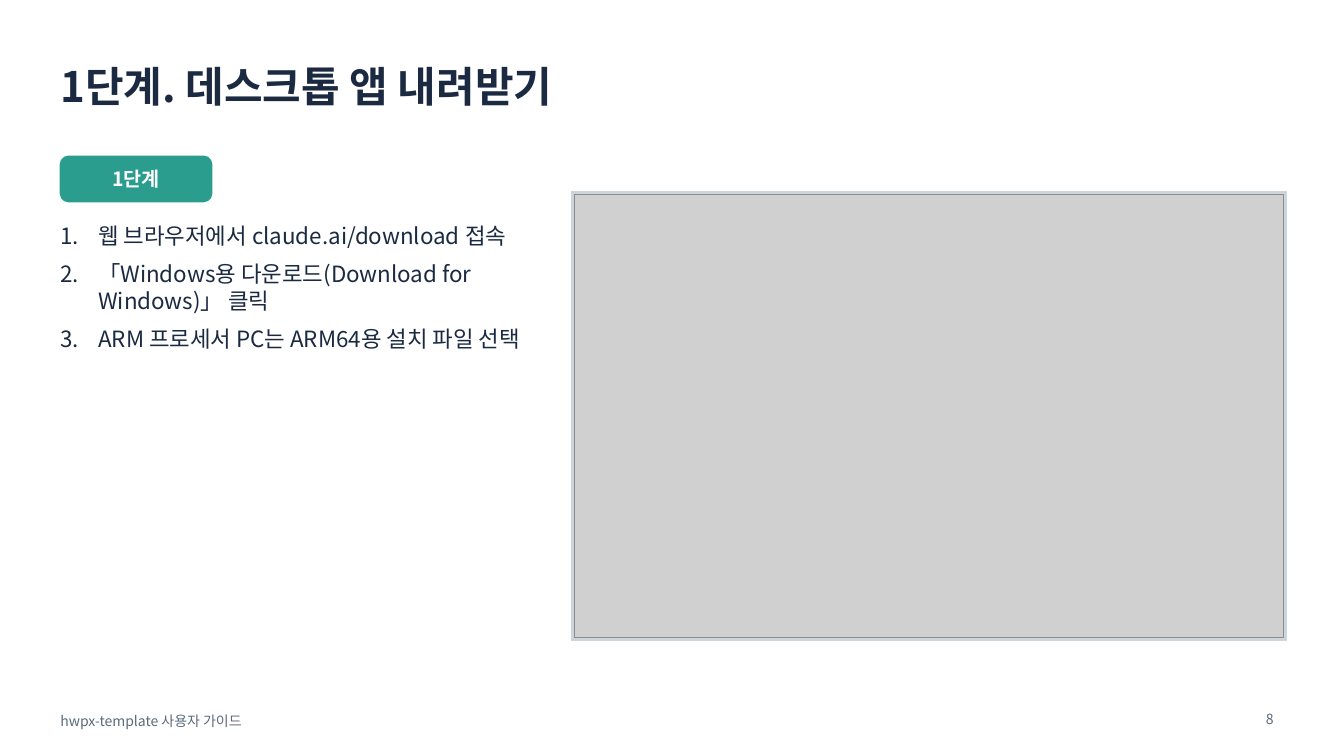
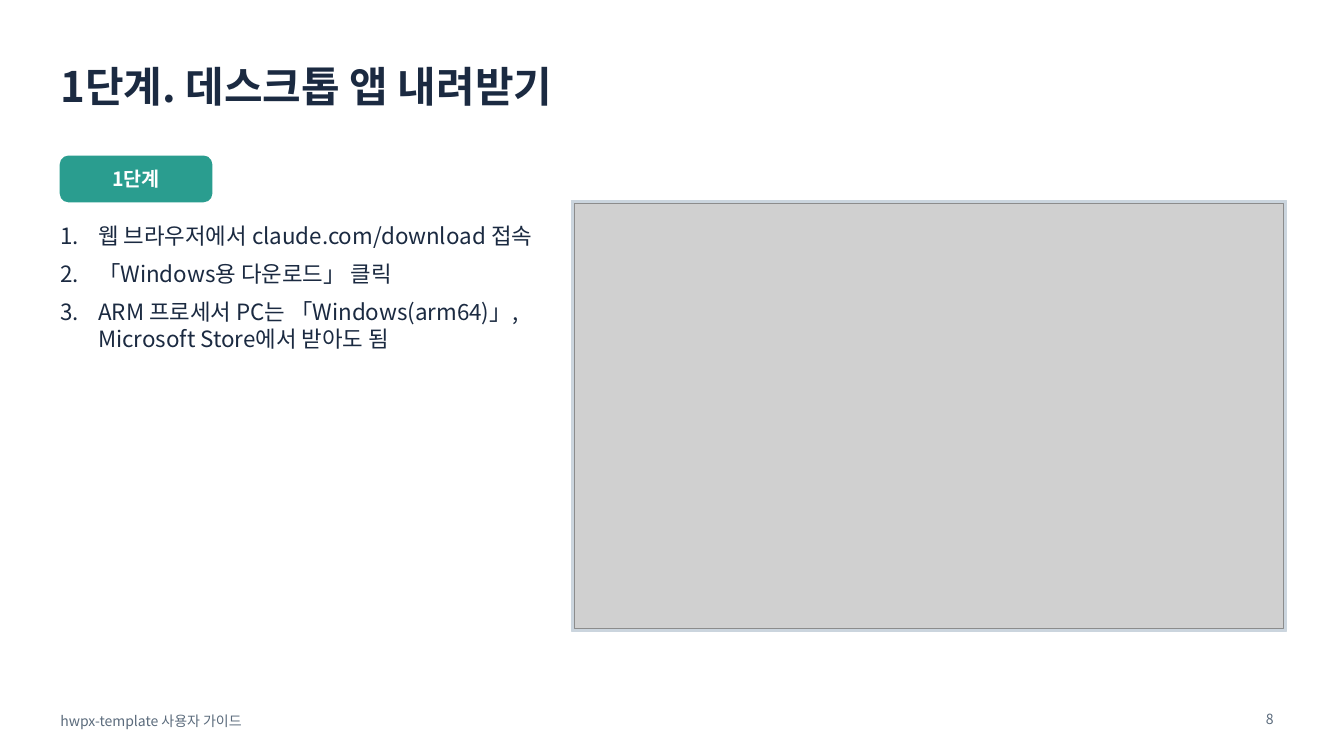
Before and after one commit to emilyJ7/hwpx-template-public, a slide deck: slide 8 of docs/사용자가이드.pptx. Drawn at 1344x756 pixels with LibreOffice and Linux fonts; fonts in the diff are those of the drawing; grey boxes stand for pictures. Boxes give left, top, right and bottom in pixels: in the first picture for what was removed or moved away, otherwise in the second. Text is boxed around its words. In the diff, an @@ line names an element or a change of style, - is before the commit and + after.

```diff
--- a/docs/사용자가이드.pptx
+++ b/docs/사용자가이드.pptx
@@ rectangle: place and size @@
-rectangle at <box>572,192,1287,641</box>
+rectangle at <box>572,201,1287,631</box>
@@ picture: place and size @@
-picture at <box>575,195,1284,638</box>
+picture at <box>575,204,1284,628</box>
@@ text at <box>98,225,532,349</box>: text changed @@
-1. 웹 브라우저에서 claude.ai/download 접속
-2. 「Windows용 다운로드(Download for Windows)」 클릭
-3. ARM 프로세서 PC는 ARM64용 설치 파일 선택
+1. 웹 브라우저에서 claude.com/download 접속
+2. 「Windows용 다운로드」 클릭
+3. ARM 프로세서 PC는 「Windows(arm64)」, Microsoft Store에서 받아도 됨
```
Also in this commit, not shown: 1 other slide changed, 7 other files.
